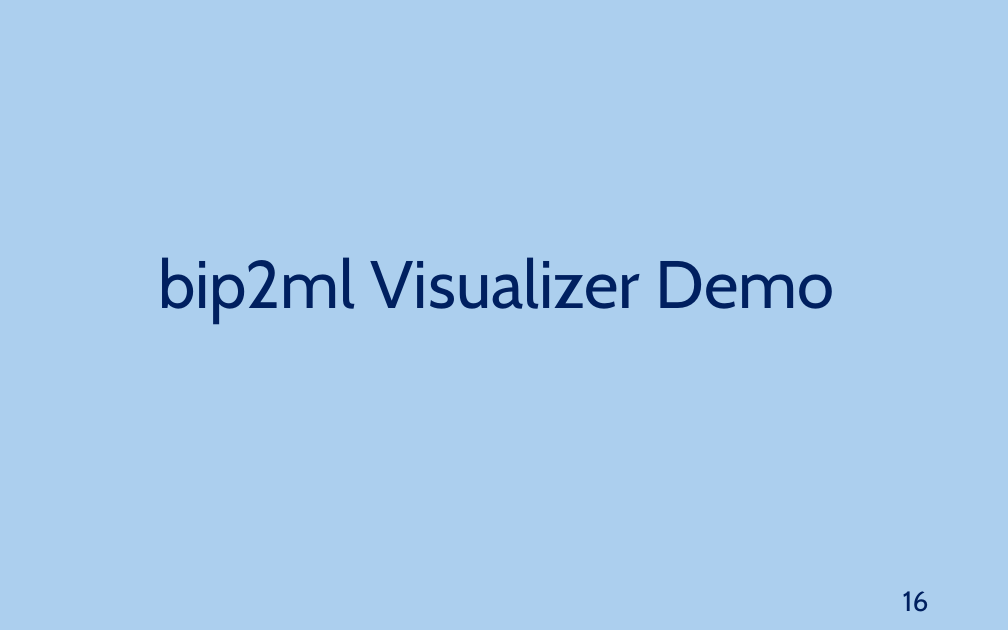
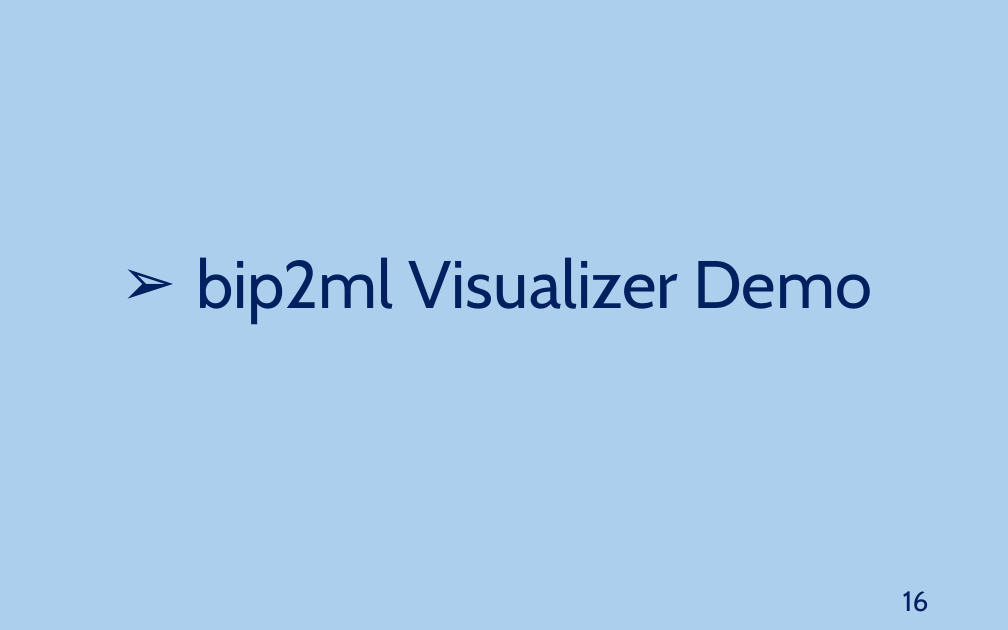
Before and after one commit to JoaoNini75/MasterThesis, a slide deck: slide 16 of tese/presentation/Ap Tese.pptx. Drawn at 1008x630 pixels with LibreOffice and Linux fonts; fonts in the diff are those of the drawing. Boxes give left, top, right and bottom in pixels: in the first picture for what was removed or moved away, otherwise in the second. Text is boxed around its words. In the diff, an @@ line names an element or a change of style, - is before the commit and + after.

Commit message:
Improved presentation

```diff
--- a/tese/presentation/Ap Tese.pptx
+++ b/tese/presentation/Ap Tese.pptx
@@ text "bip2ml Visualizer Demo": place and size @@
-text "bip2ml Visualizer Demo" at <box>158,257,835,324</box>
+text "bip2ml Visualizer Demo" at <box>196,257,872,324</box>
@@ text "bip2ml Visualizer Demo" at <box>196,257,872,324</box>: bullet none to ➢ @@
```
Also in this commit, not shown: 2 other slides changed.
